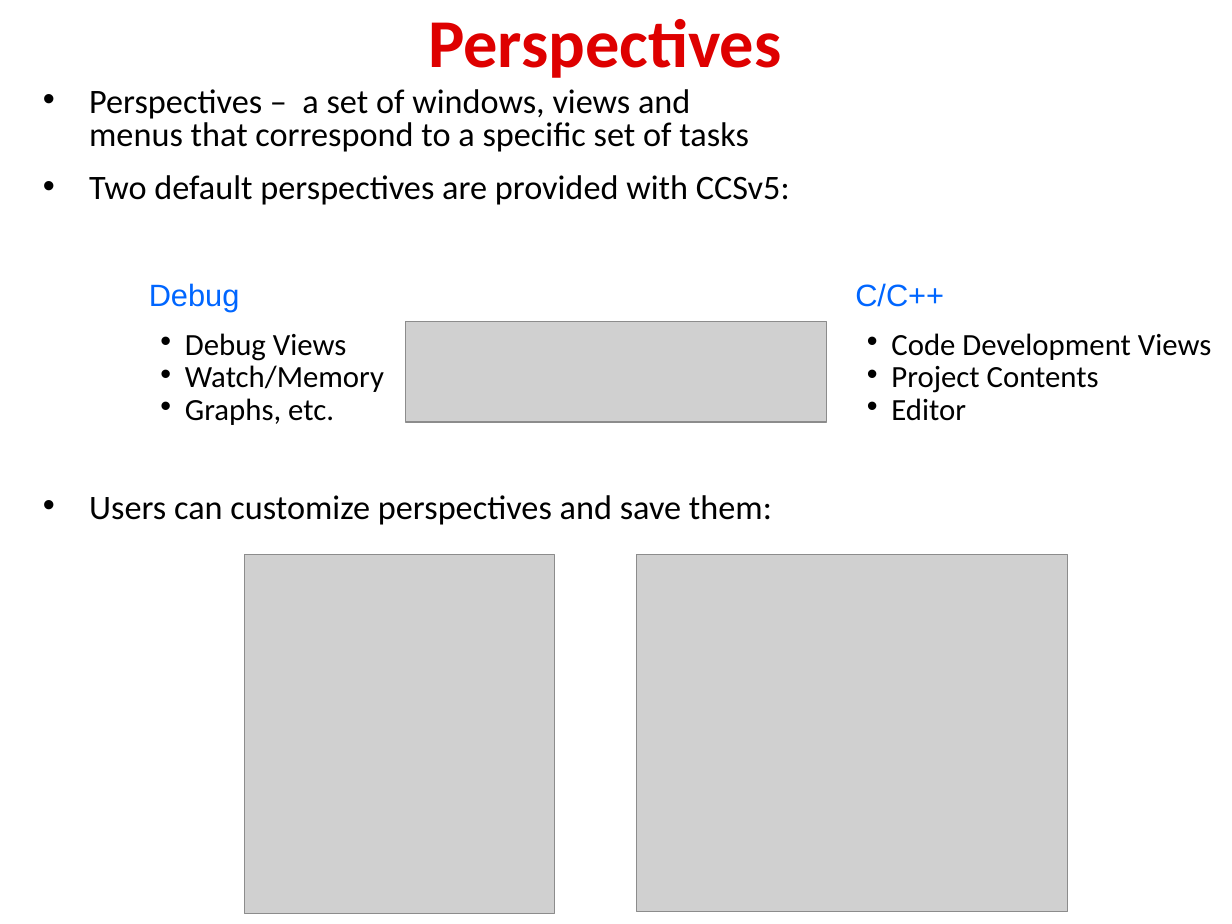
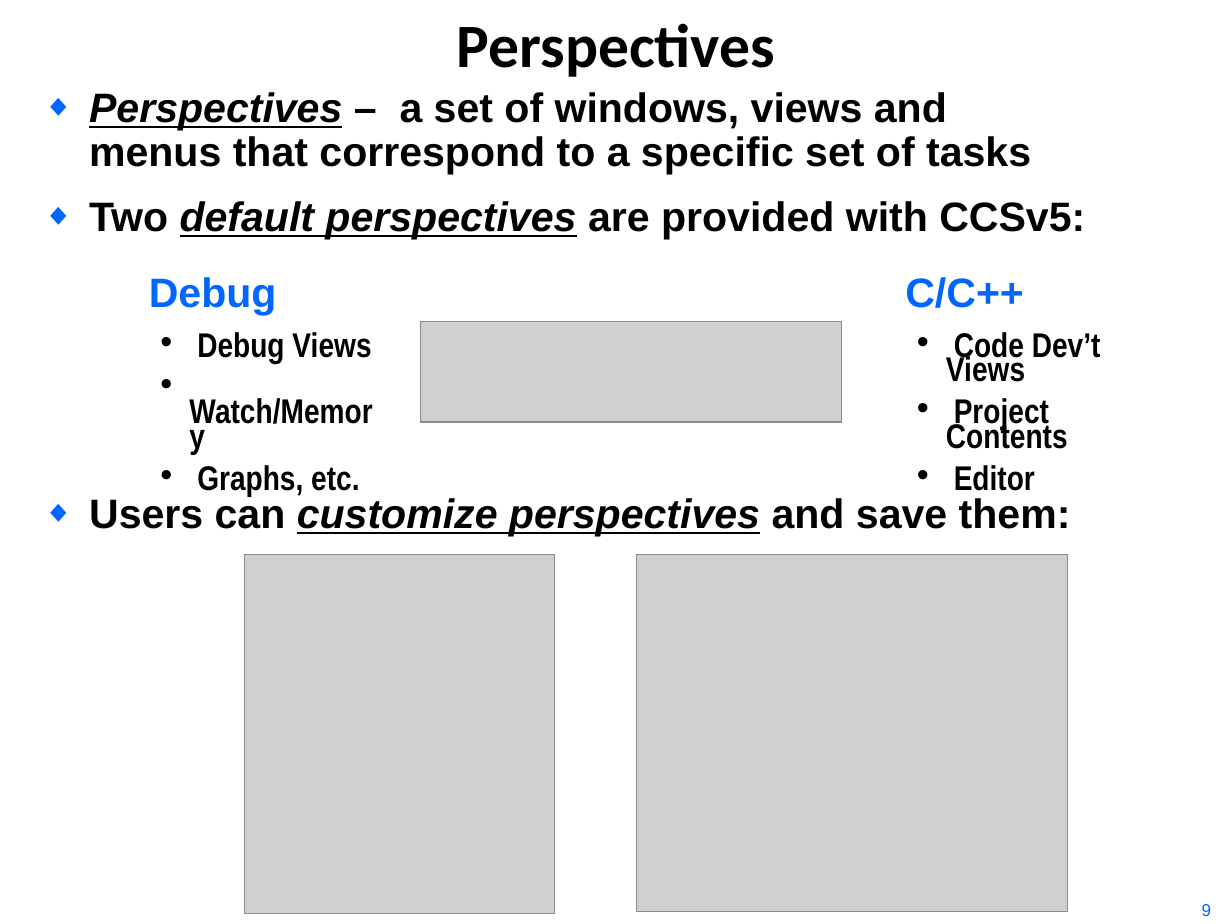
Before and after one commit to hari1989/keystone-workshop, a slide deck: slide 8 of slides/Intro to CCSv5.pptx. Drawn at 1232x924 pixels with LibreOffice and Linux fonts; fonts in the diff are those of the drawing; grey boxes stand for pictures; background and template pictures are left out. Boxes give left, top, right and bottom in pixels: in the first picture for what was removed or moved away, otherwise in the second. Text is boxed around its words. In the diff, an @@ line names an element or a change of style, - is before the commit and + after.

```diff
--- a/slides/Intro to CCSv5.pptx
+++ b/slides/Intro to CCSv5.pptx
@@ title "Perspectives": place and size @@
-title "Perspectives" at (428,19,781,78)
+title "Perspectives" at (457,23,775,77)
@@ title "Perspectives" at (457,23,775,77): size 40 to 36 pt, text colour #DE0000 to #000000; line spacing 0.85 to 1; vertical alignment middle to top @@
@@ text "Perspectives – a set of ..." at (89,92,1085,239): size 20 to 24 pt, font Calibri to Arial, bold on; italic on, underline on in "Perspectives", "default perspectives"; bullet • to ◆; line spacing 0.8 to 0.9 @@
@@ text "Debug" at (149,277,277,315): size 18 to 24 pt, bold on; line spacing 1 to 0.8; more space between paragraphs @@
@@ text "C/C++" at (905,277,1024,308): size 18 to 24 pt, bold on; line spacing 1 to 0.8; more space between paragraphs @@
@@ text "C/C++": place and size @@
-text "C/C++" at (855,283,944,307)
+text "C/C++" at (905,277,1024,308)
@@ picture: place and size @@
-picture at (405,322,827,423)
+picture at (421,322,843,423)
@@ text "Debug Views" at (189,332,372,497): size 18 to 20 pt, font Calibri to Arial Narrow, bold on; indent changed; more space between paragraphs @@
@@ text "Code Dev’t Views": place and size @@
-text "Code Dev’t Views" at (891,333,1211,421)
+text "Code Dev’t Views" at (946,332,1101,491)
@@ text at (946,332,1101,382): text changed; size 18 to 20 pt; font Calibri to Arial Narrow; bold on @@
-• Code Development Views
+• Code Dev’t Views
@@ text at (946,398,1068,491): size 18 to 20 pt, font Calibri to Arial Narrow, bold on in "Project Contents", "Editor"; indent changed; more space between paragraphs @@
@@ text "Users can customize perspectives and ..." at (89,495,1071,536): size 20 to 24 pt, font Calibri to Arial, bold on; italic on, underline on in "customize perspectives"; bullet • to ◆; line spacing 0.8 to 0.9 @@
@@ rectangle: place and size @@
-rectangle at (0,848,1201,924)
+rectangle at (31,867,1201,919)
@@ text added at (1202,904,1212,916), 10 pt, text #0066FF @@
+9
```
Also in this commit, not shown: 18 other slides changed, 4 slides added, 4 slides removed, 2 other files.
